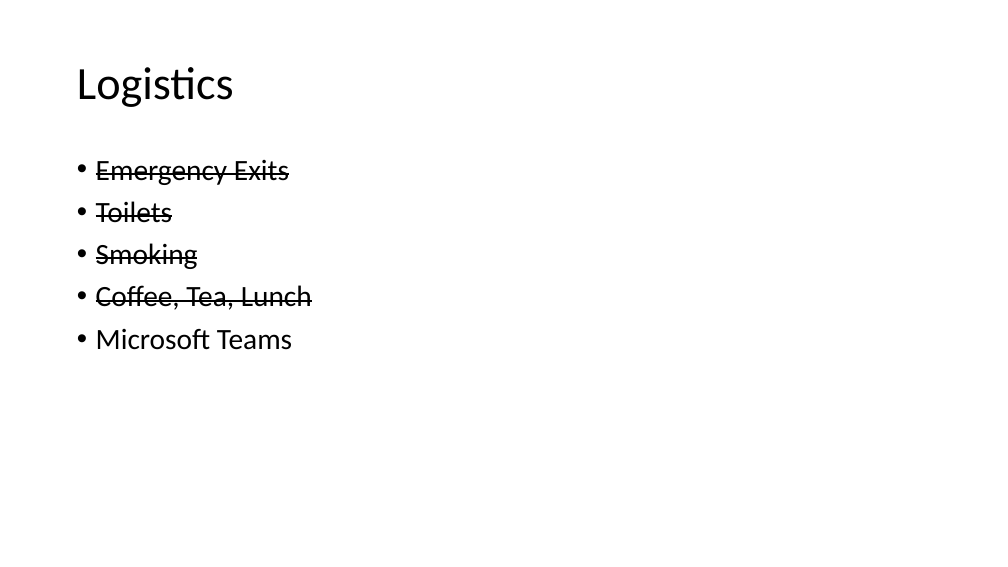
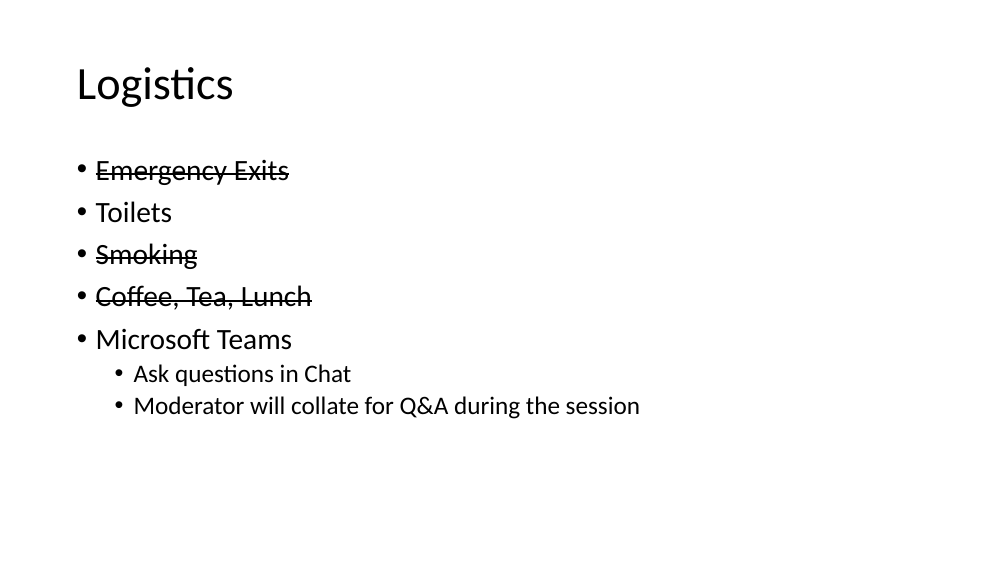
Before and after one commit to nicolasblank/cloudfridays, a slide deck: slide 5 of content/CAF/0. Introduction.pptx (slide 4 before the commit). Drawn at 1008x567 pixels with LibreOffice and Linux fonts; fonts in the diff are those of the drawing; background and template pictures are left out. Boxes give left, top, right and bottom in pixels: in the first picture for what was removed or moved away, otherwise in the second. Text is boxed around its words. In the diff, an @@ line names an element or a change of style, - is before the commit and + after.

```diff
--- a/content/CAF/0. Introduction.pptx
+++ b/content/CAF/0. Introduction.pptx
@@ text at box(96, 201, 172, 223): strikethrough off in "Toilets" @@
@@ text at box(134, 364, 640, 419): paragraphs added @@
+  • Ask questions in Chat
+  • Moderator will collate for Q&A during the session
```
Also in this commit, not shown: 1 other slide changed, 1 slide added, 2 other files.
